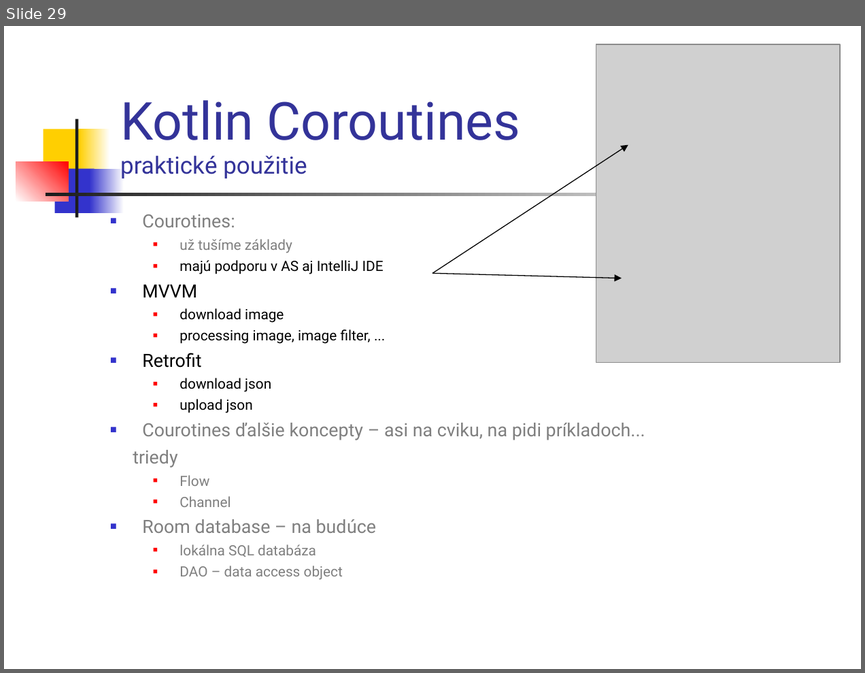
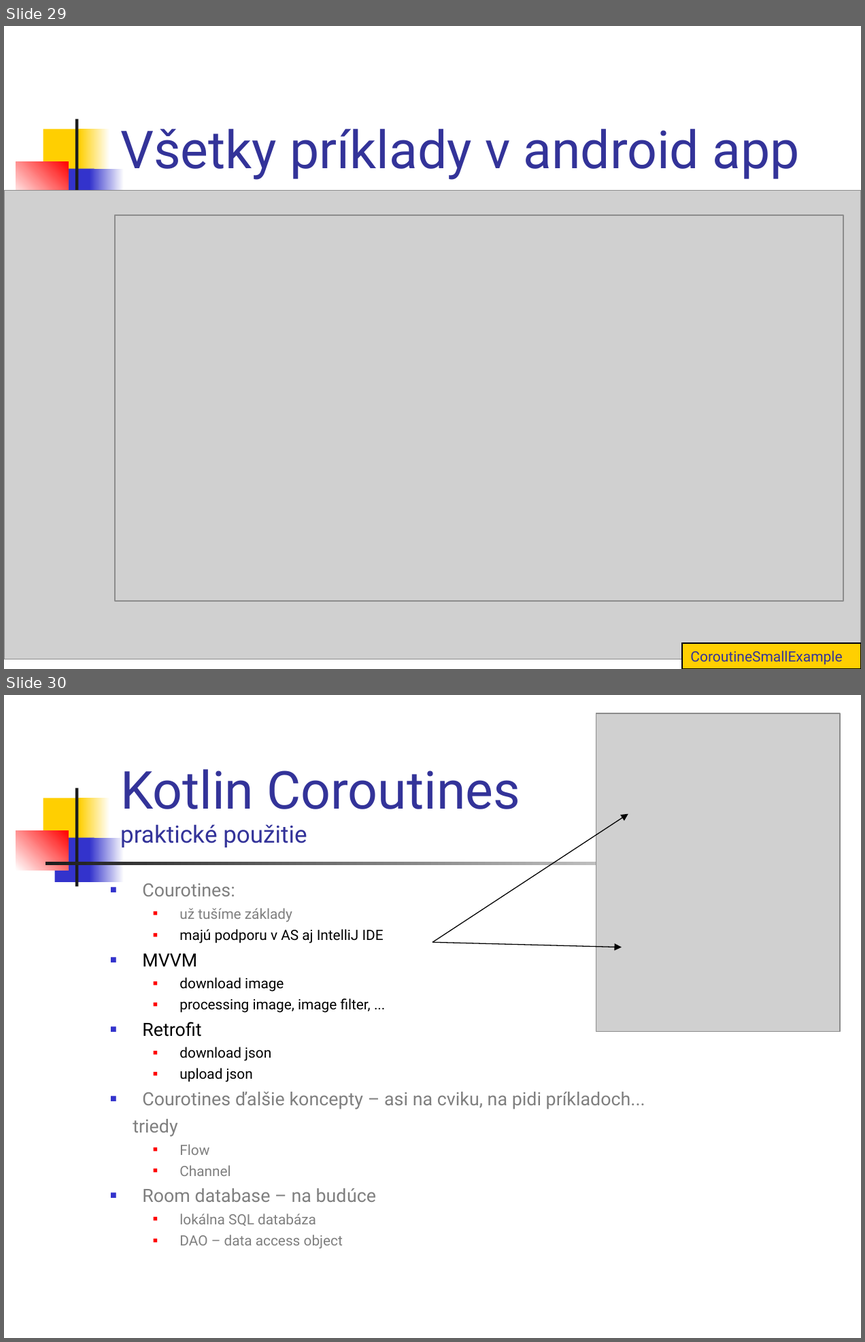
Before and after one commit to vmandro/Prednasky, a slide deck: 10/10_Android.ppt. Shown one above the other, each under a label of ours: slide 29 before the commit, slides 29 and 30 after it. The pictures are 865x673 and 865x1342 pixels, drawn with LibreOffice and Linux fonts; fonts in the diff are those of the drawing; grey boxes stand for pictures. Boxes give left, top, right and bottom in pixels: in the first picture for what was removed or moved away, otherwise in the second. Text is boxed around its words. In the diff, an @@ line names an element or a change of style, - is before the commit and + after.

```diff
--- a/10/10_Android.ppt
+++ b/10/10_Android.ppt
@@ slide 29 added at [4, 26, 861, 669], background #FFFFFF; not listed: 6 template elements that a slide beside it also shows @@
@@ title added at [120, 129, 799, 180], 44 pt, text #333399 @@
+Všetky príklady v android app
@@ picture added at [4, 190, 861, 658] @@
@@ picture added at [115, 215, 843, 601] @@
@@ rectangle added at [682, 643, 861, 669], fill #FFCF01, outline #000000 0.74 pt, 12 pt, text #333399 @@
+CoroutineSmallExample
@@ what was slide 29 is now slide 30 @@
```
Also in this commit, not shown: 11 slides changed, 2 other files.
